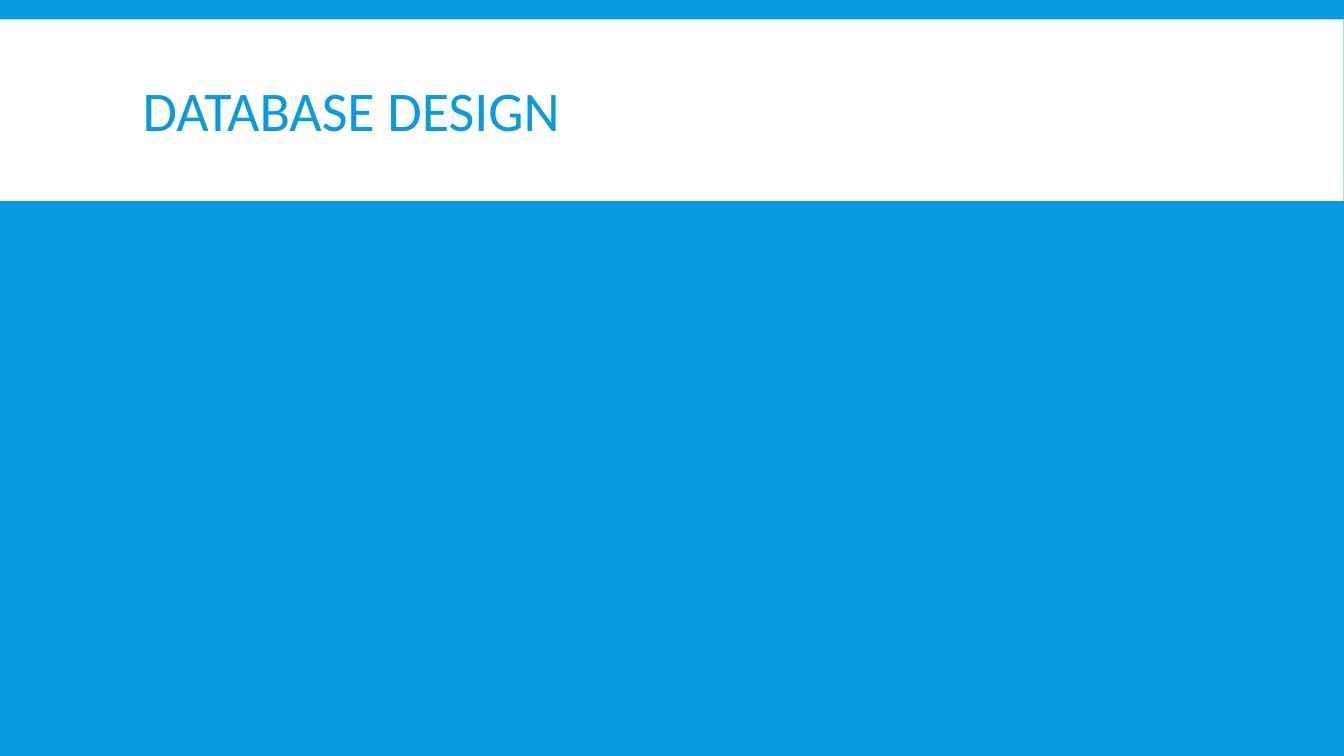
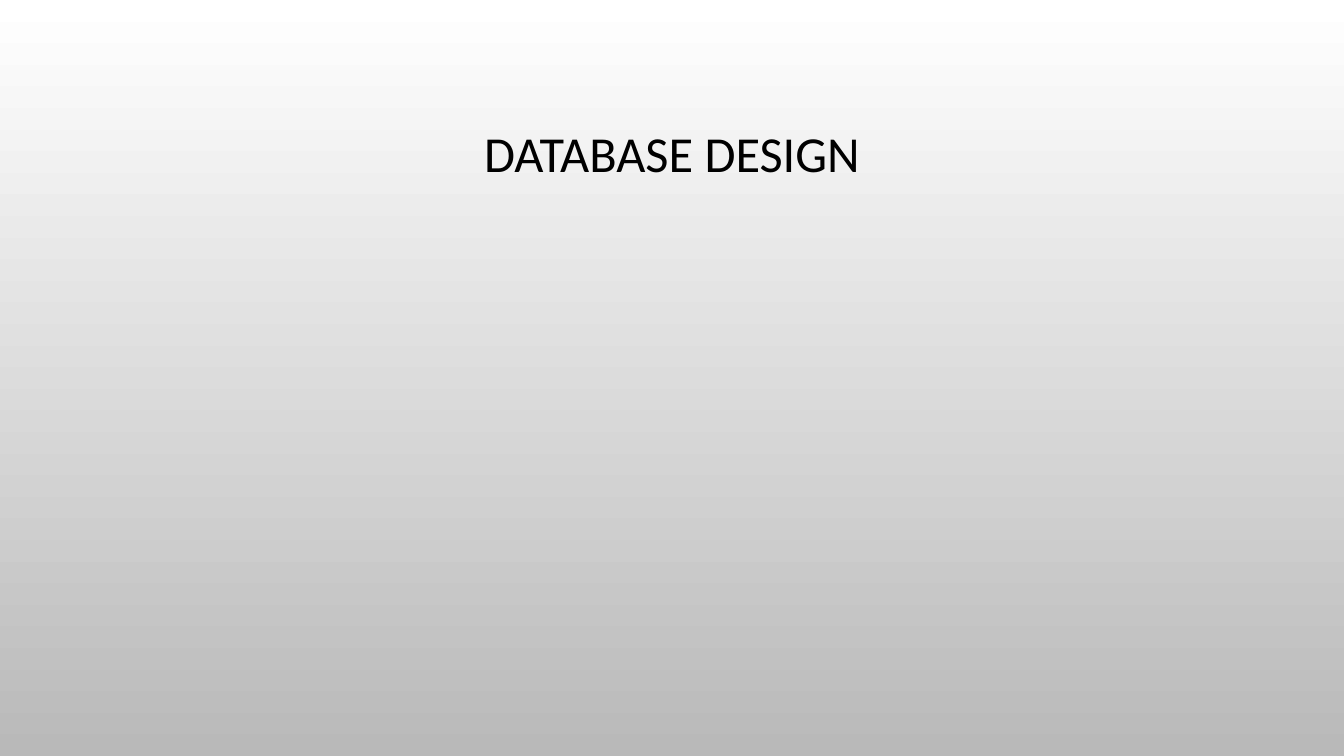
Before and after one commit to chenghao1983/9EA0F9C3-119A-4D20-9D56-E444CBEC5925_Active_Learning_Group4, a slide deck: slide 4 of Doc/Active_Learning_Group4_Presentation.pptx. Drawn at 1344x756 pixels with LibreOffice and Linux fonts; fonts in the diff are those of the drawing; background and template pictures are left out. Boxes give left, top, right and bottom in pixels: in the first picture for what was removed or moved away, otherwise in the second. Text is boxed around its words. In the diff, an @@ line names an element or a change of style, - is before the commit and + after.

Commit message:
Change PPT layout

```diff
--- a/Doc/Active_Learning_Group4_Presentation.pptx
+++ b/Doc/Active_Learning_Group4_Presentation.pptx
@@ background #099BDD to picture (left out) @@
@@ rectangle removed at [0, 19, 1344, 201] @@
@@ title "DATABASE DESIGN": place and size @@
-title "DATABASE DESIGN" at [143, 94, 559, 132]
+title "DATABASE DESIGN" at [484, 139, 860, 173]
@@ title "DATABASE DESIGN" at [484, 139, 860, 173]: size 40 to 36 pt, text colour #099BDD to #000000; alignment left to centre; line spacing 0.85 to 0.9 @@
```
Also in this commit, not shown: 5 other slides changed, 1 slide added, 1 slide removed, 1 other file.
